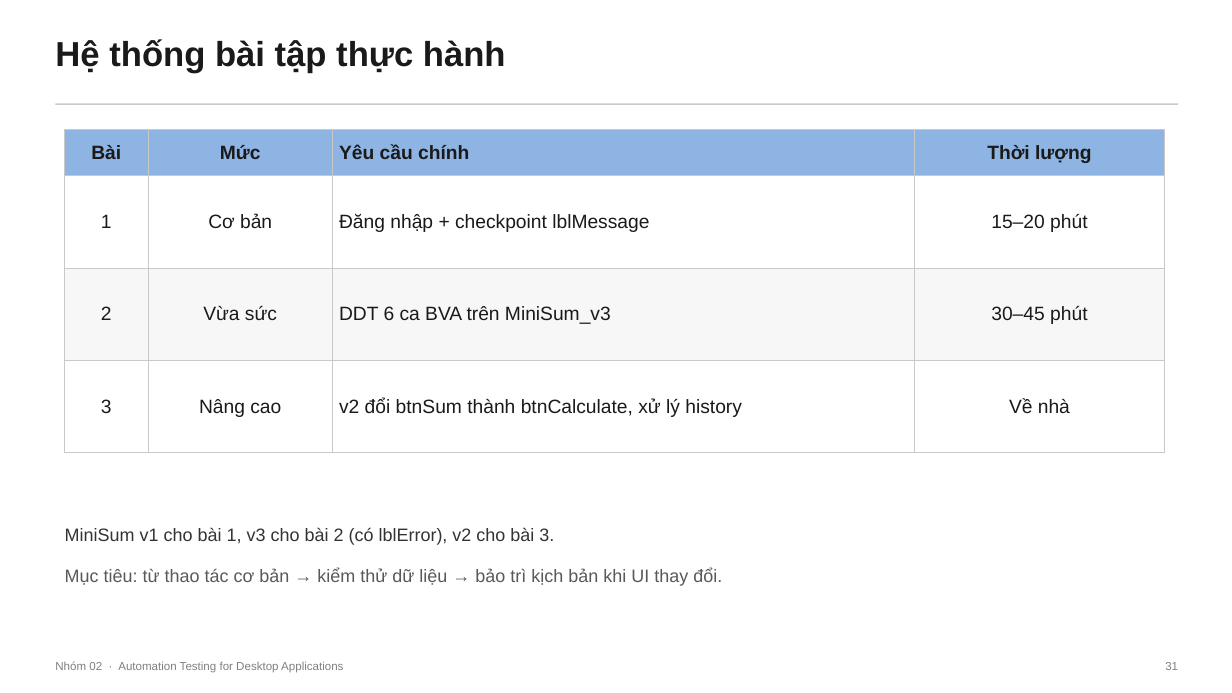
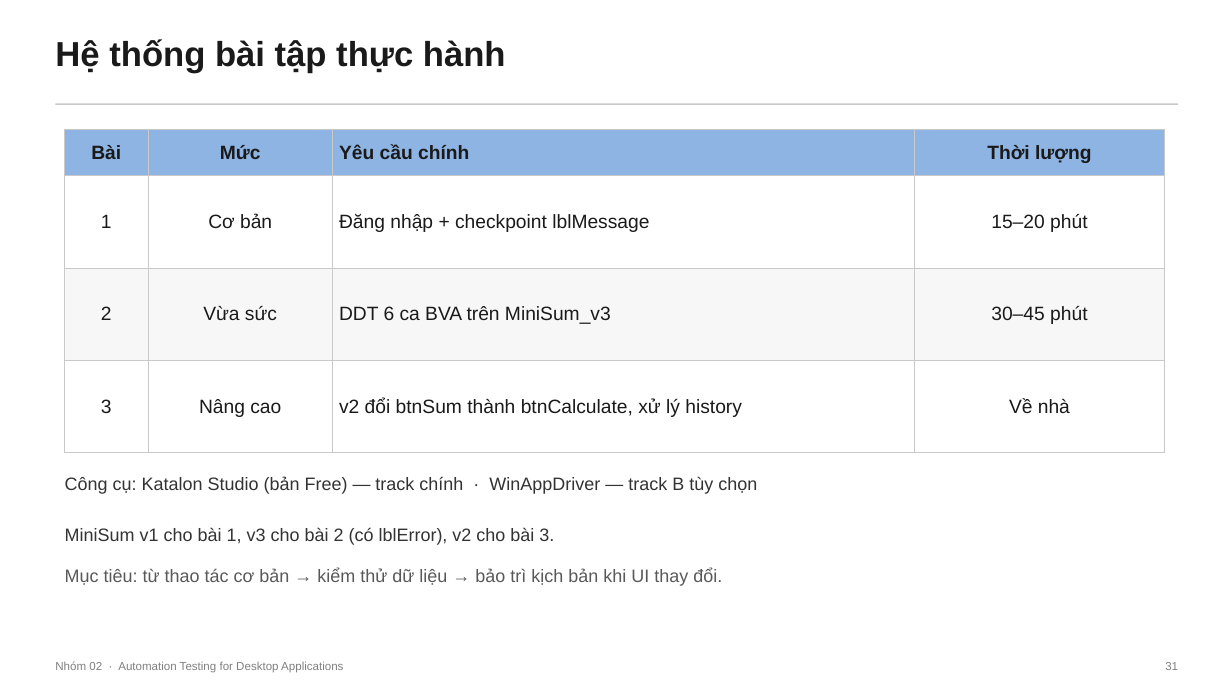
Before and after one commit to tinphan247/KTPM-2026-Seminar, a slide deck: slide 31 of slides/seminar-group02-v2.pptx. Drawn at 1232x693 pixels with LibreOffice and Linux fonts; fonts in the diff are those of the drawing. Boxes give left, top, right and bottom in pixels: in the first picture for what was removed or moved away, otherwise in the second. Text is boxed around its words. In the diff, an @@ line names an element or a change of style, - is before the commit and + after.

```diff
--- a/slides/seminar-group02-v2.pptx
+++ b/slides/seminar-group02-v2.pptx
@@ text added at box(65, 476, 757, 494), 14 pt, text #333333 @@
+Công cụ: Katalon Studio (bản Free) — track chính · WinAppDriver — track B tùy chọn
```
Also in this commit, not shown: 13 other slides changed, 1 other file.
